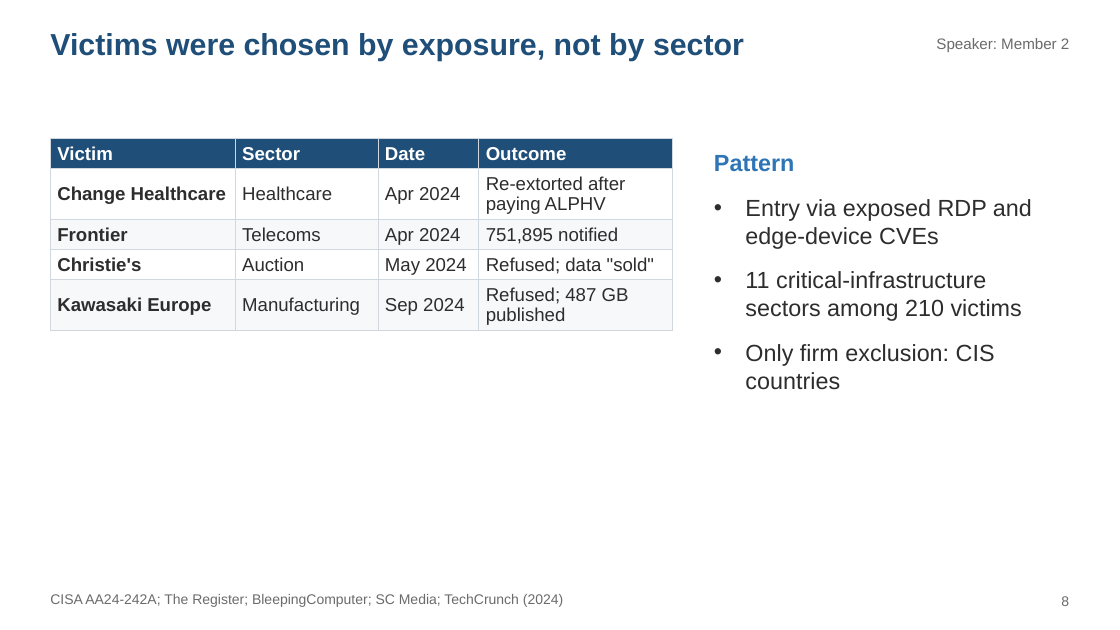
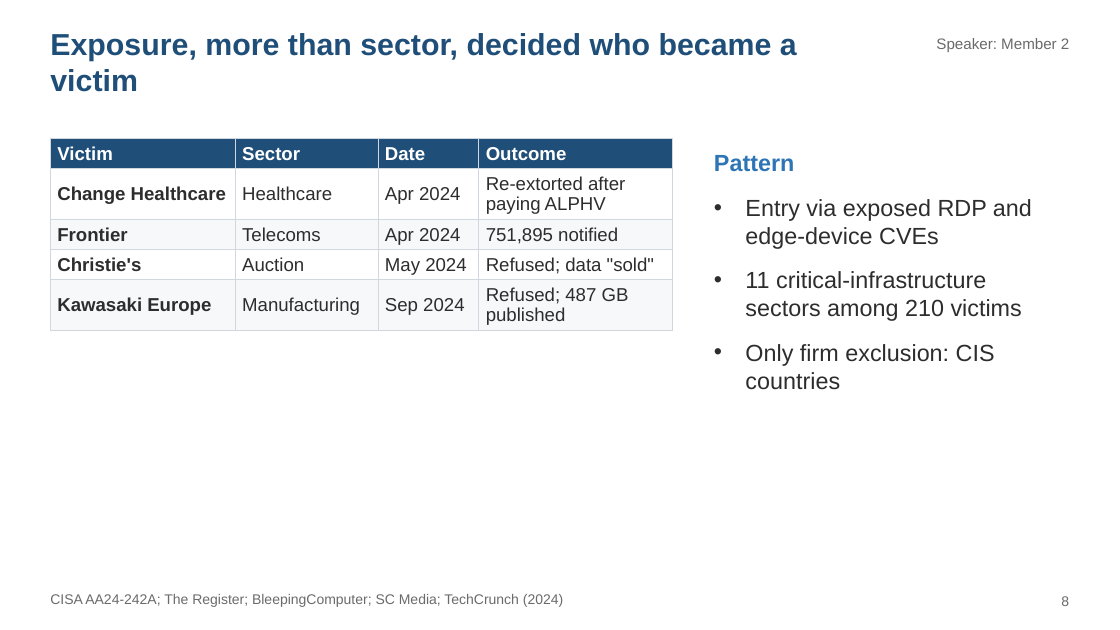
Before and after one commit to campofo/mbb, a slide deck: slide 8 of assignment4/presentation/A4_RansomHub_Presentation.pptx. Drawn at 1120x630 pixels with LibreOffice and Linux fonts; fonts in the diff are those of the drawing. Boxes give left, top, right and bottom in pixels: in the first picture for what was removed or moved away, otherwise in the second. Text is boxed around its words. In the diff, an @@ line names an element or a change of style, - is before the commit and + after.

```diff
--- a/assignment4/presentation/A4_RansomHub_Presentation.pptx
+++ b/assignment4/presentation/A4_RansomHub_Presentation.pptx
@@ text at (50,33,797,92): text changed @@
-Victims were chosen by exposure, not by sector
+Exposure, more than sector, decided who became a victim
```
Also in this commit, not shown: 8 other files.
